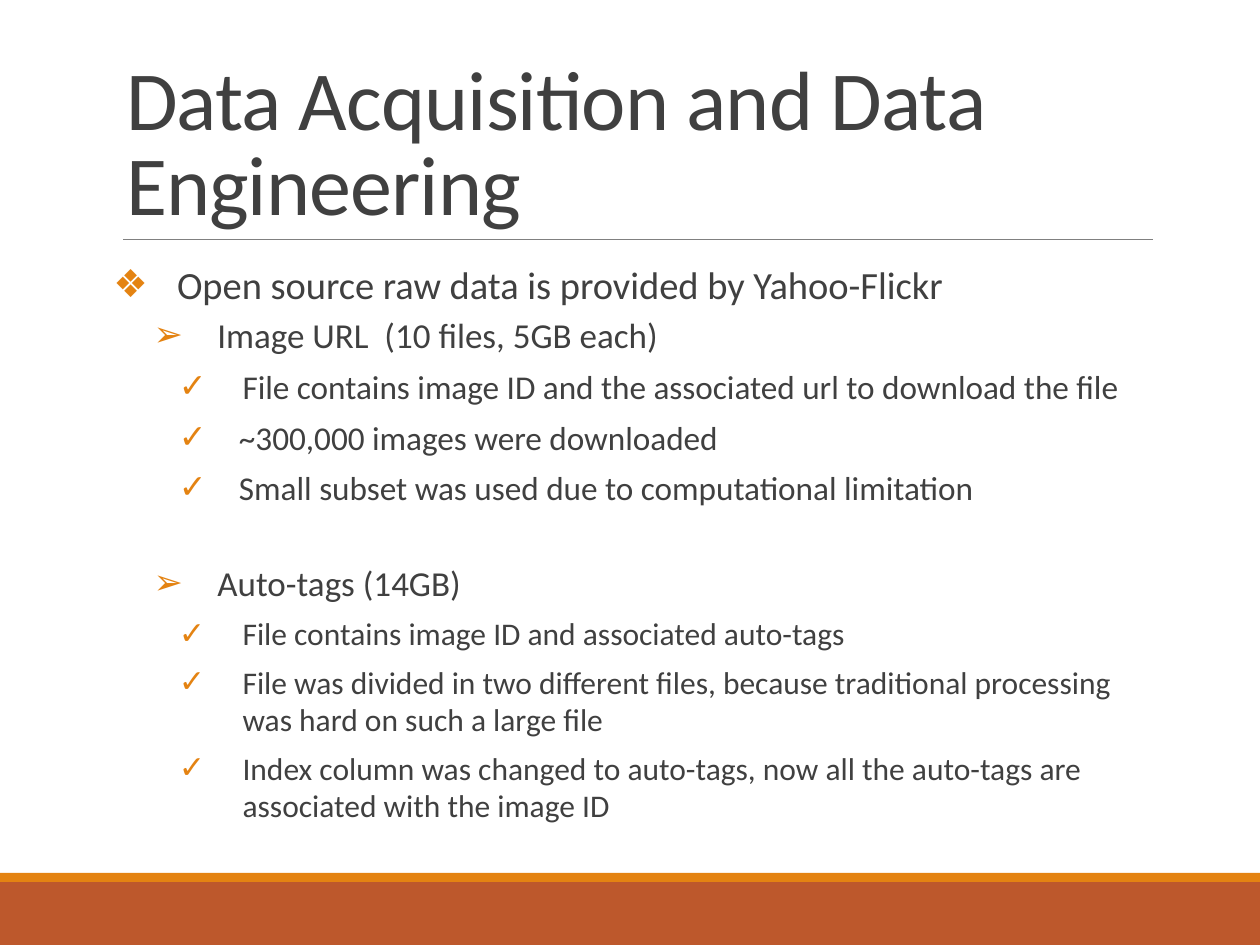
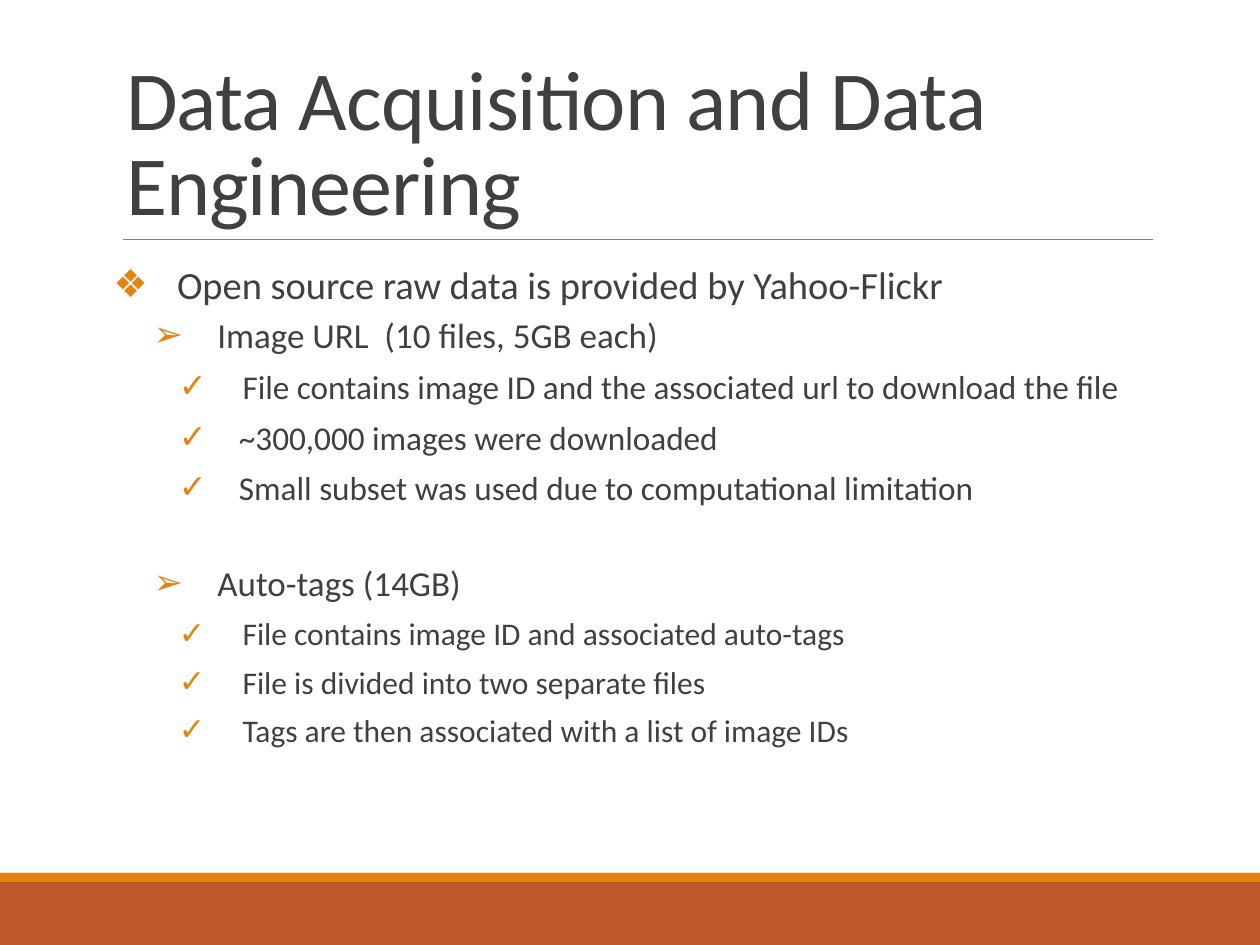
Before and after one commit to somyamohanty/Pixel_Dawgs, a slide deck: slide 4 of Documents/Final Presentation.pptx. Drawn at 1260x945 pixels with LibreOffice and Linux fonts; fonts in the diff are those of the drawing. Boxes give left, top, right and bottom in pixels: in the first picture for what was removed or moved away, otherwise in the second. Text is boxed around its words. In the diff, an @@ line names an element or a change of style, - is before the commit and + after.

```diff
--- a/Documents/Final Presentation.pptx
+++ b/Documents/Final Presentation.pptx
@@ text at (243,672,849,748): text changed @@
-    ✓ File was divided in two different files, because traditional processing was hard on such a large file
-    ✓ Index column was changed to auto-tags, now all the auto-tags are associated with the image ID
+    ✓ File is divided into two separate files
+    ✓ Tags are then associated with a list of image IDs
```
Also in this commit, not shown: 6 other slides changed, 1 slide added.
